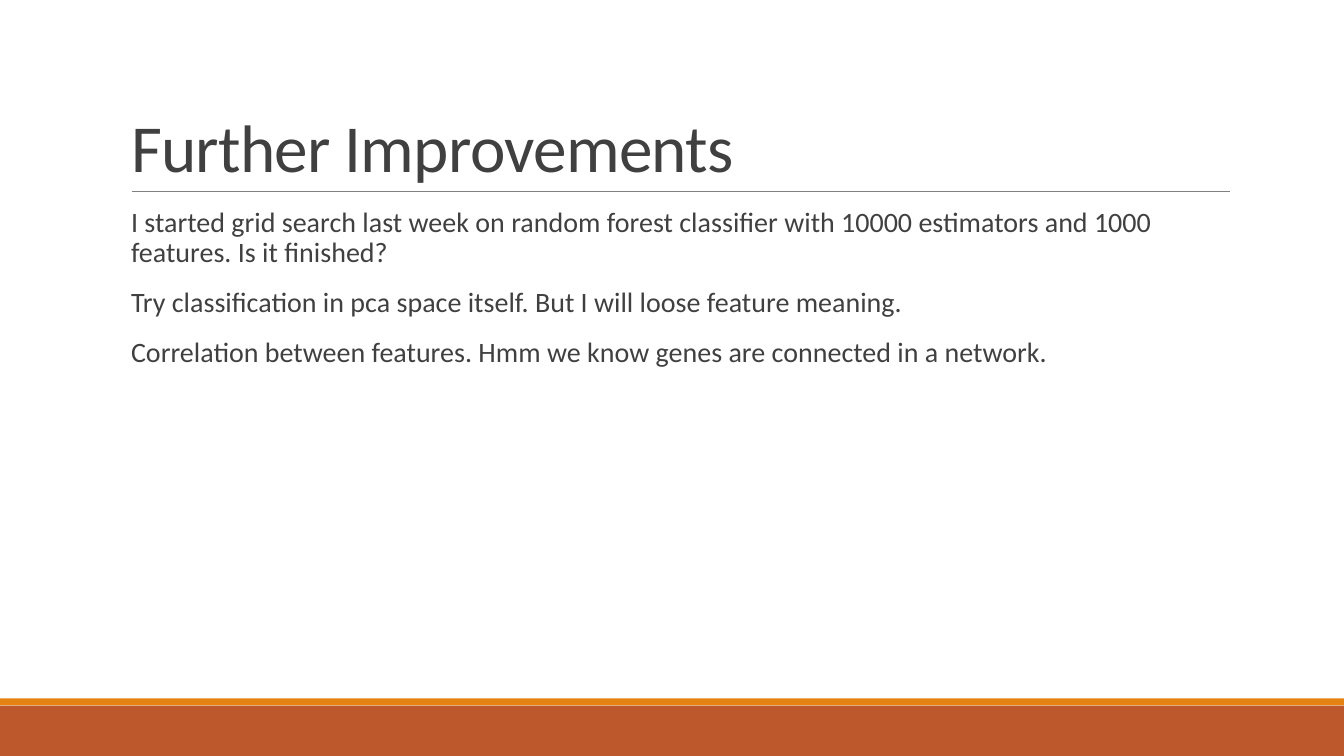
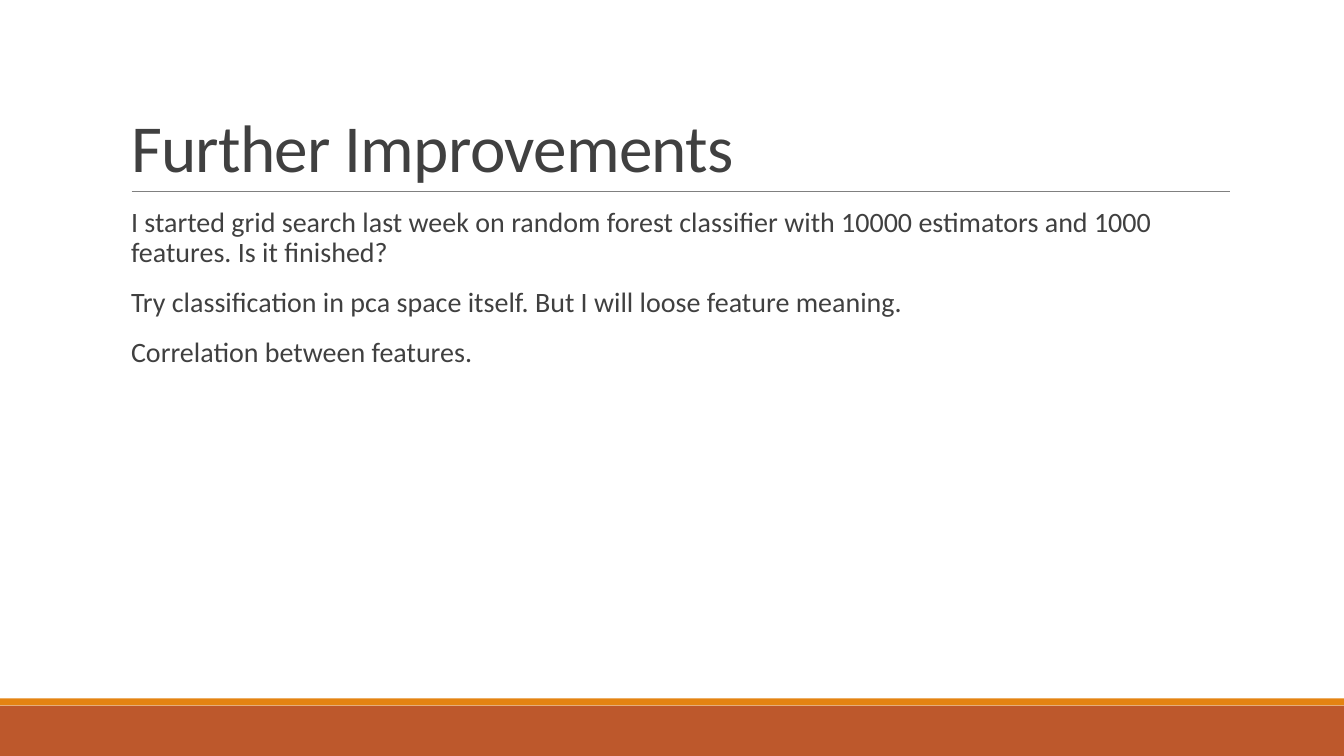
Before and after one commit to FullerNgs/DS-SF-25, a slide deck: slide 14 of final-project/5/CancerRelapse_Sombeet_DS_SF_25.pptx. Drawn at 1344x756 pixels with LibreOffice and Linux fonts; fonts in the diff are those of the drawing. Boxes give left, top, right and bottom in pixels: in the first picture for what was removed or moved away, otherwise in the second. Text is boxed around its words. In the diff, an @@ line names an element or a change of style, - is before the commit and + after.

Commit message:
updated ppt

```diff
--- a/final-project/5/CancerRelapse_Sombeet_DS_SF_25.pptx
+++ b/final-project/5/CancerRelapse_Sombeet_DS_SF_25.pptx
@@ text at [131, 342, 473, 362]: text changed @@
-  Correlation between features. Hmm we know genes are connected in a network.
+  Correlation between features.
```
Also in this commit, not shown: 1 slide added, 1 slide removed, 5 other files.
